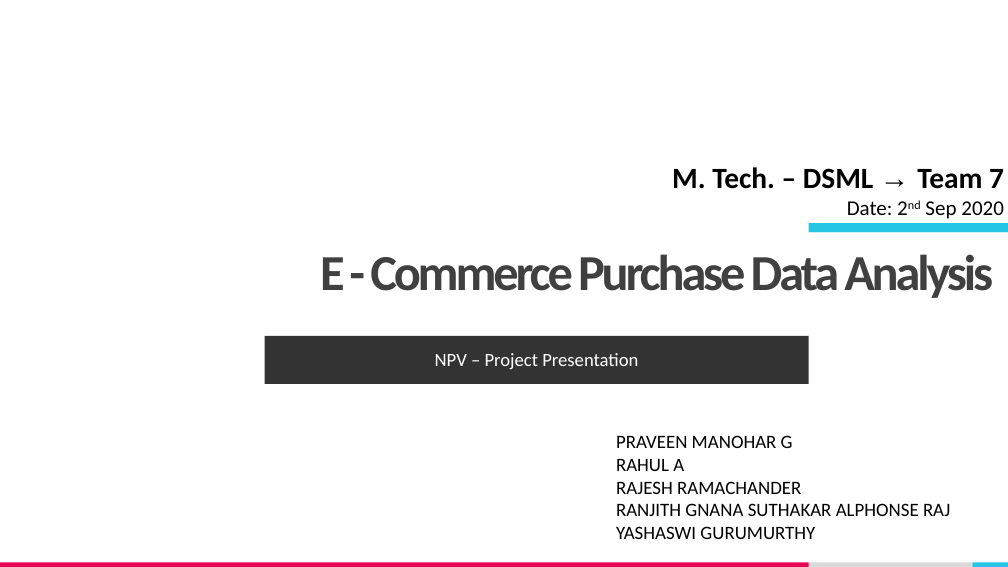
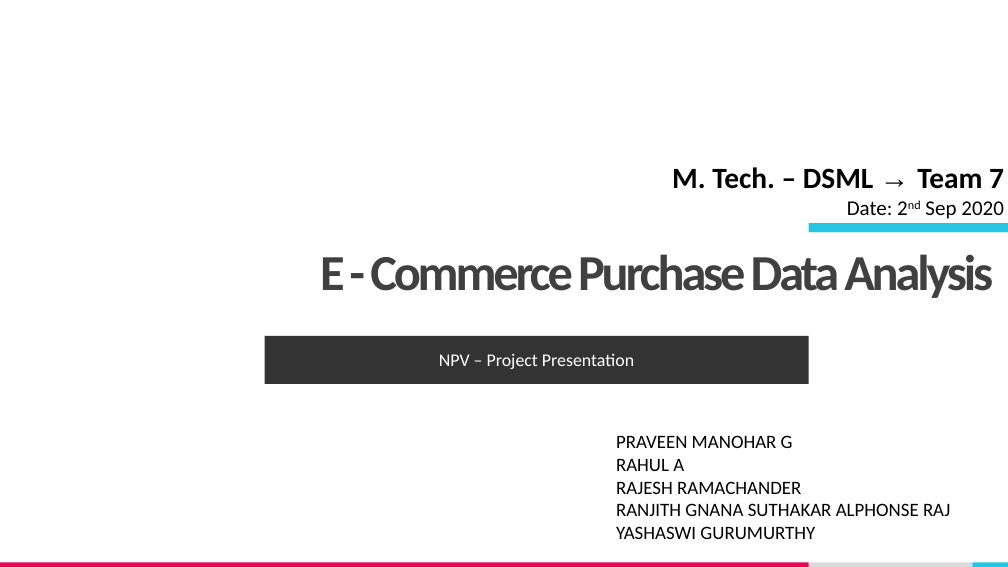
Before and after one commit to RajeshRamachander/ecom, a slide deck: slide 1 of Ecom_Eda.pptx. Drawn at 1008x567 pixels with LibreOffice and Linux fonts; fonts in the diff are those of the drawing; background and template pictures are left out. Boxes give left, top, right and bottom in pixels: in the first picture for what was removed or moved away, otherwise in the second. Text is boxed around its words. In the diff, an @@ line names an element or a change of style, - is before the commit and + after.

```diff
--- a/Ecom_Eda.pptx
+++ b/Ecom_Eda.pptx
@@ text "NPV – Project Presentation" at (265, 336, 809, 384): size 17.8 to 17 pt @@
```
Also in this commit, not shown: 4 other slides changed.
